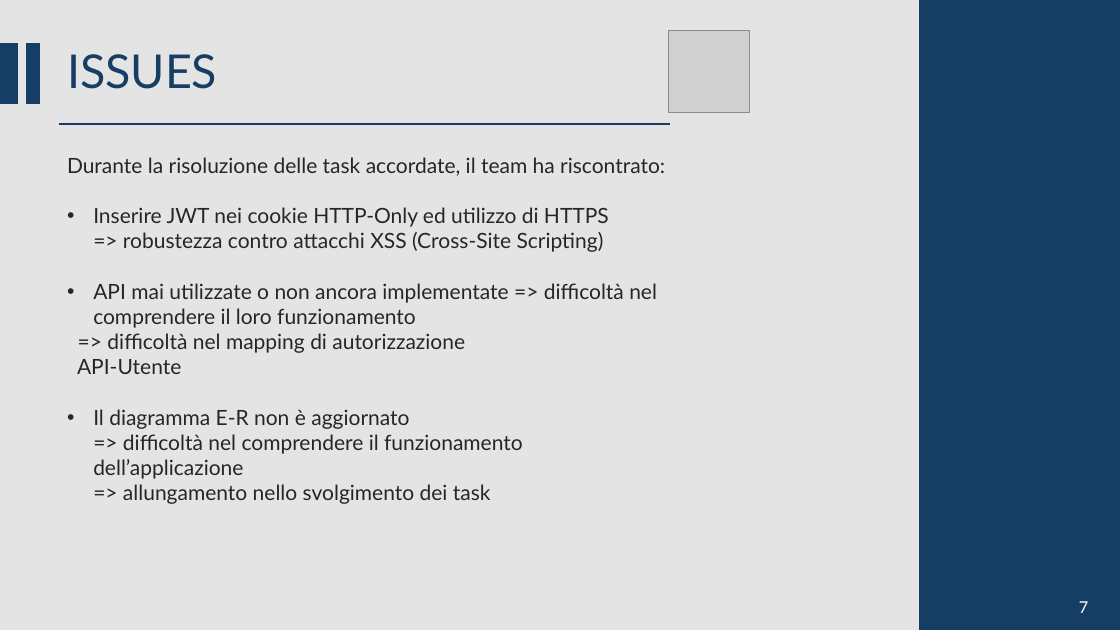
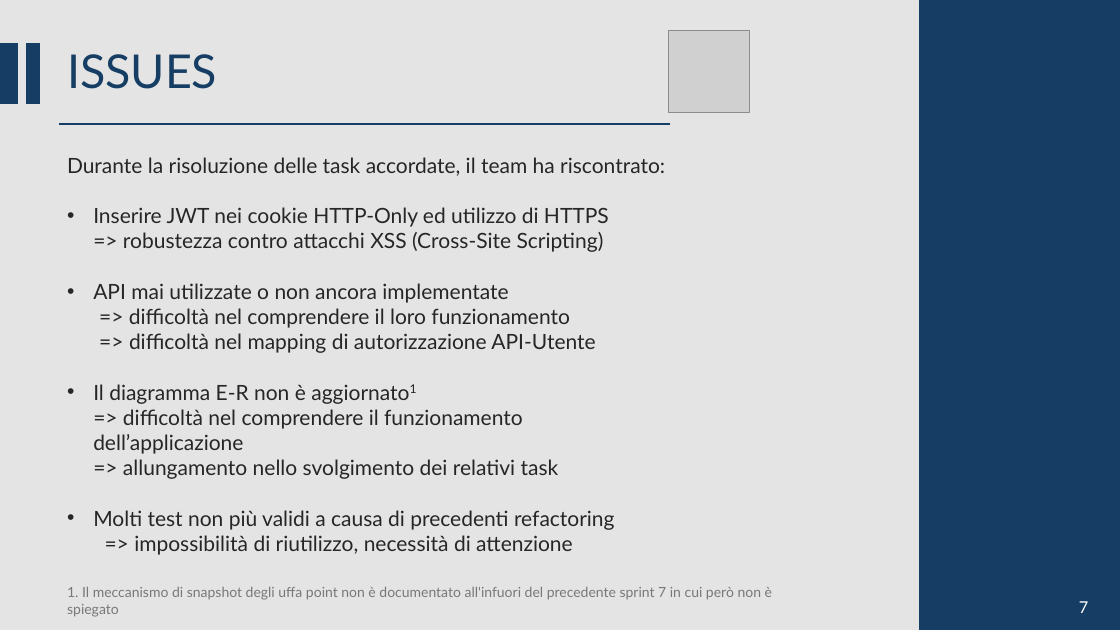
Before and after one commit to CSW-Teams/MS3-docs, a slide deck: slide 18 of ShiftsHappen/Sprint 1/CSW Sprint 1.pptm (slide 17 before the commit). Drawn at 1120x630 pixels with LibreOffice and Linux fonts; fonts in the diff are those of the drawing; grey boxes stand for pictures. Boxes give left, top, right and bottom in pixels: in the first picture for what was removed or moved away, otherwise in the second. Text is boxed around its words. In the diff, an @@ line names an element or a change of style, - is before the commit and + after.

Commit message:
update slide sprint 1

```diff
--- a/ShiftsHappen/Sprint 1/CSW Sprint 1.pptm
+++ b/ShiftsHappen/Sprint 1/CSW Sprint 1.pptm
@@ text at (93, 283, 615, 551): text changed @@
-• API mai utilizzate o non ancora implementate => difficoltà nel comprendere il loro funzionamento
-=> difficoltà nel mapping di autorizzazione
-API-Utente
-• Il diagramma E-R non è aggiornato
-  => difficoltà nel comprendere il funzionamento dell’applicazione
-  => allungamento nello svolgimento dei task
+• API mai utilizzate o non ancora implementate
+=> difficoltà nel comprendere il loro funzionamento
+=> difficoltà nel mapping di autorizzazione API-Utente
+• Il diagramma E-R non è aggiornato1
+  => difficoltà nel comprendere il funzionamento dell’applicazione
+  => allungamento nello svolgimento dei relativi task
+• Molti test non più validi a causa di precedenti refactoring
+=> impossibilità di riutilizzo, necessità di attenzione
@@ text added at (67, 587, 772, 617), 12 pt, text #797979 @@
+1. Il meccanismo di snapshot degli uffa point non è documentato all'infuori del precedente sprint 7 in cui però non è spiegato
```
Also in this commit, not shown: 9 other slides changed, 1 slide added.
